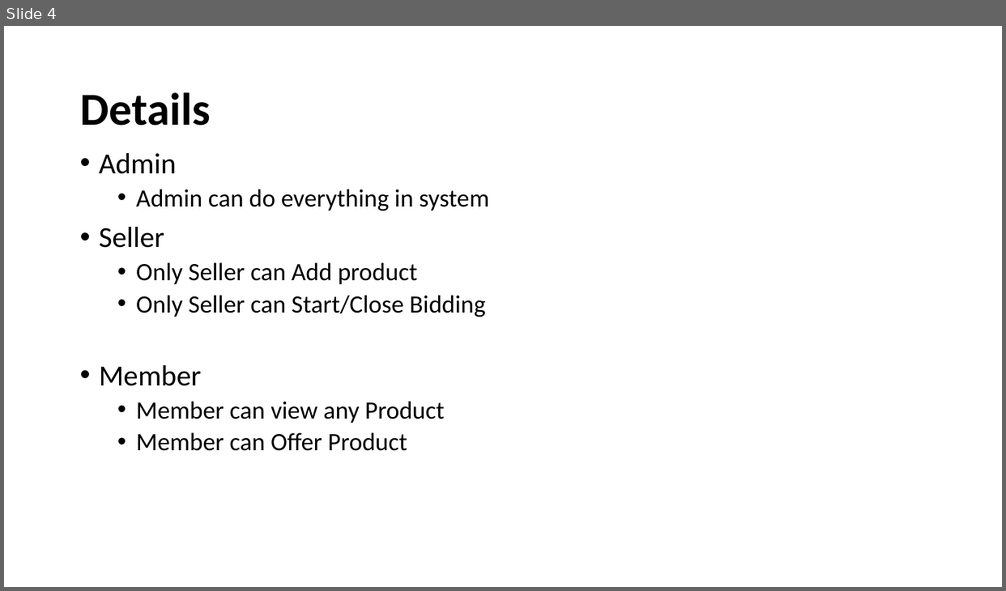
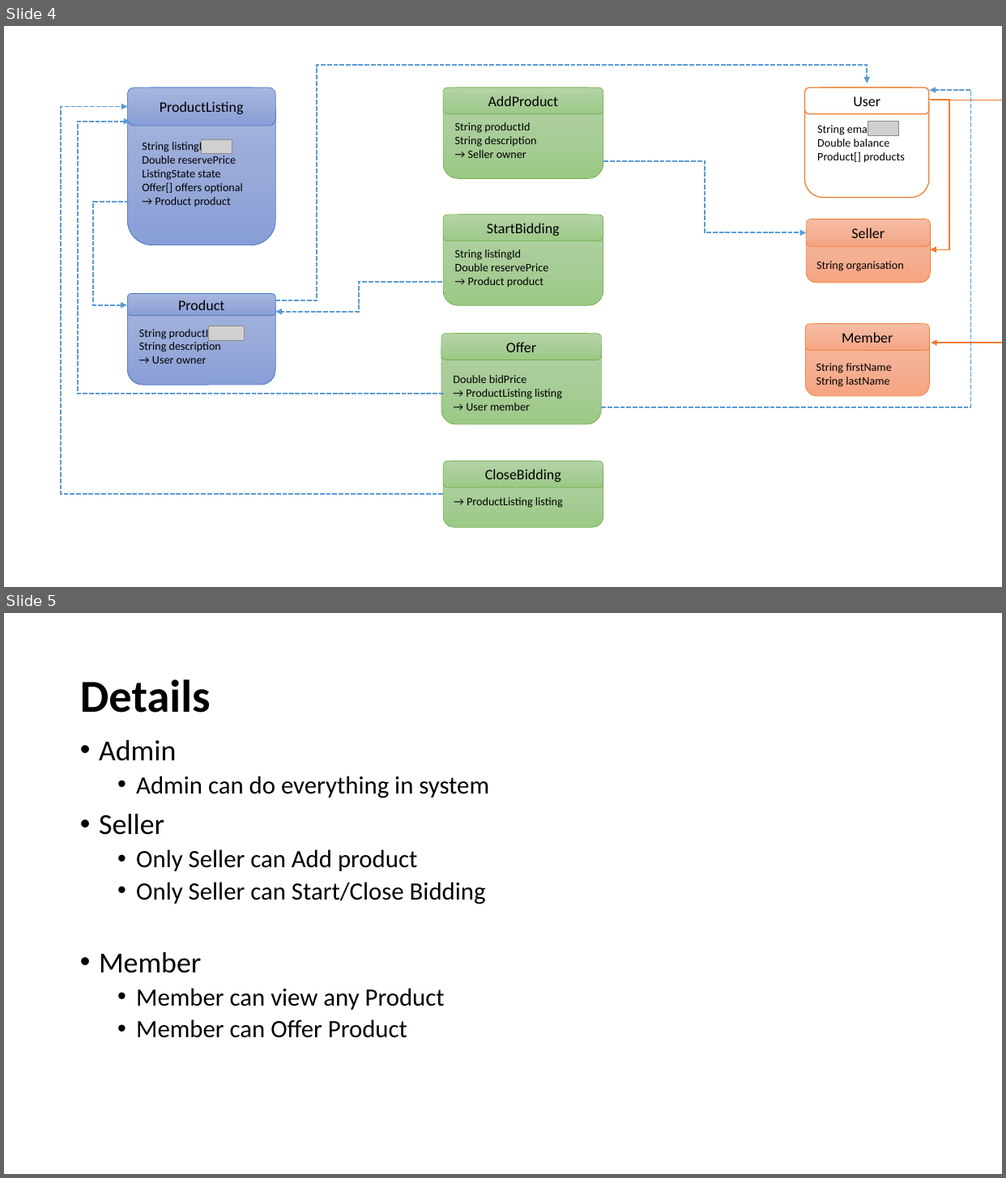
Before and after one commit to ticblockchain/TIC-Training-Blockchain, a slide deck: RequirementAuction.pptx. Shown one above the other, each under a label of ours: slide 4 before the commit, slides 4 and 5 after it. The pictures are 1006x591 and 1006x1178 pixels, drawn with LibreOffice and Linux fonts; fonts in the diff are those of the drawing; grey boxes stand for pictures. Boxes give left, top, right and bottom in pixels: in the first picture for what was removed or moved away, otherwise in the second. Text is boxed around its words. In the diff, an @@ line names an element or a change of style, - is before the commit and + after.

Commit message:
Update New Slide

```diff
--- a/RequirementAuction.pptx
+++ b/RequirementAuction.pptx
@@ slide 4 added at bbox=[4, 26, 1002, 587], background #FFFFFF @@
@@ elbow arrow added from (275, 301) to (867, 84), #5B9BD5 1.5 pt dashed @@
@@ rounded rectangle added at bbox=[127, 88, 275, 246], fill gradient #A8B7DF to #9AABD9 to #889ED7, outline #4472C4 0.5 pt, 11 pt, text #000000 @@
+String listingId
+Double reservePrice
+ListingState state
+Offer[] offers optional
+→ Product product
@@ rounded rectangle added at bbox=[127, 88, 275, 126], fill gradient #A8B7DF to #9AABD9 to #889ED7, outline #4472C4 0.5 pt, 14 pt, text #000000 @@
+ProductListing
@@ rounded rectangle added at bbox=[444, 88, 603, 179], fill gradient #B5D5A7 to #AACE9A to #9CC987, outline #70AD47 0.5 pt, 11 pt, text #000000 @@
+String productId
+String description
+→ Seller owner
@@ rounded rectangle added at bbox=[444, 88, 603, 113], fill gradient #B5D5A7 to #AACE9A to #9CC987, outline #70AD47 0.5 pt, 14 pt, text #000000 @@
+AddProduct
@@ elbow arrow added from (602, 407) to (929, 90), #5B9BD5 1.5 pt dashed @@
@@ rounded rectangle added at bbox=[805, 88, 929, 198], fill #FFFFFF, outline #ED7D31 1 pt, 11 pt, text #000000 @@
+String email
+Double balance
+Product[] products
@@ rounded rectangle added at bbox=[805, 88, 929, 113], fill #FFFFFF, outline #ED7D31 1 pt, 14 pt, text #000000 @@
+User
@@ elbow arrow added from (444, 495) to (127, 107), #5B9BD5 1.5 pt dashed @@
@@ elbow arrow added from (444, 394) to (130, 121), #5B9BD5 1.5 pt dashed @@
@@ picture added at bbox=[868, 121, 898, 135] @@
@@ elbow arrow added from (928, 100) to (930, 250), #ED7D31 1 pt @@
@@ elbow arrow added from (931, 100) to (931, 343), #ED7D31 1 pt @@
@@ picture added at bbox=[202, 139, 232, 154] @@
@@ elbow arrow added from (603, 160) to (807, 233), #5B9BD5 1.5 pt dashed @@
@@ elbow arrow added from (128, 200) to (127, 305), #5B9BD5 1.5 pt dashed @@
@@ rounded rectangle added at bbox=[444, 215, 603, 306], fill gradient #B5D5A7 to #AACE9A to #9CC987, outline #70AD47 0.5 pt, 11 pt, text #000000 @@
+String listingId
+Double reservePrice
+→ Product product
@@ rounded rectangle added at bbox=[444, 215, 603, 241], fill gradient #B5D5A7 to #AACE9A to #9CC987, outline #70AD47 0.5 pt, 14 pt, text #000000 @@
+StartBidding
@@ rounded rectangle added at bbox=[807, 219, 931, 283], fill gradient #F7BDA5 to #F5B196 to #F8A582, outline #ED7D31 0.5 pt, 11 pt, text #000000 @@
+String organisation
@@ rounded rectangle added at bbox=[807, 219, 931, 246], fill gradient #F7BDA5 to #F5B196 to #F8A582, outline #ED7D31 0.5 pt, 14 pt, text #000000 @@
+Seller
@@ elbow arrow added from (442, 282) to (275, 312), #5B9BD5 1.5 pt dashed @@
@@ rounded rectangle added at bbox=[127, 294, 275, 386], fill gradient #A8B7DF to #9AABD9 to #889ED7, outline #4472C4 0.5 pt, 11 pt, text #000000 @@
+String productId
+String description
+→ User owner
@@ rounded rectangle added at bbox=[127, 294, 275, 316], fill gradient #A8B7DF to #9AABD9 to #889ED7, outline #4472C4 0.5 pt, 14 pt, text #000000 @@
+Product
@@ picture added at bbox=[208, 327, 245, 340] @@
@@ rounded rectangle added at bbox=[441, 334, 602, 425], fill gradient #B5D5A7 to #AACE9A to #9CC987, outline #70AD47 0.5 pt, 11 pt, text #000000 @@
+Double bidPrice
+→ ProductListing listing
+→ User member
@@ rounded rectangle added at bbox=[441, 334, 602, 360], fill gradient #B5D5A7 to #AACE9A to #9CC987, outline #70AD47 0.5 pt, 14 pt, text #000000 @@
+Offer
@@ rounded rectangle added at bbox=[806, 324, 930, 396], fill gradient #F7BDA5 to #F5B196 to #F8A582, outline #ED7D31 0.5 pt, 11 pt, text #000000 @@
+String firstName
+String lastName
@@ rounded rectangle added at bbox=[806, 324, 930, 350], fill gradient #F7BDA5 to #F5B196 to #F8A582, outline #ED7D31 0.5 pt, 14 pt, text #000000 @@
+Member
@@ rounded rectangle added at bbox=[444, 461, 603, 527], fill gradient #B5D5A7 to #AACE9A to #9CC987, outline #70AD47 0.5 pt, 11 pt, text #000000 @@
+→ ProductListing listing
@@ rounded rectangle added at bbox=[444, 461, 603, 487], fill gradient #B5D5A7 to #AACE9A to #9CC987, outline #70AD47 0.5 pt, 14 pt, text #000000 @@
+CloseBidding
@@ what was slide 4 is now slide 5 @@
```
